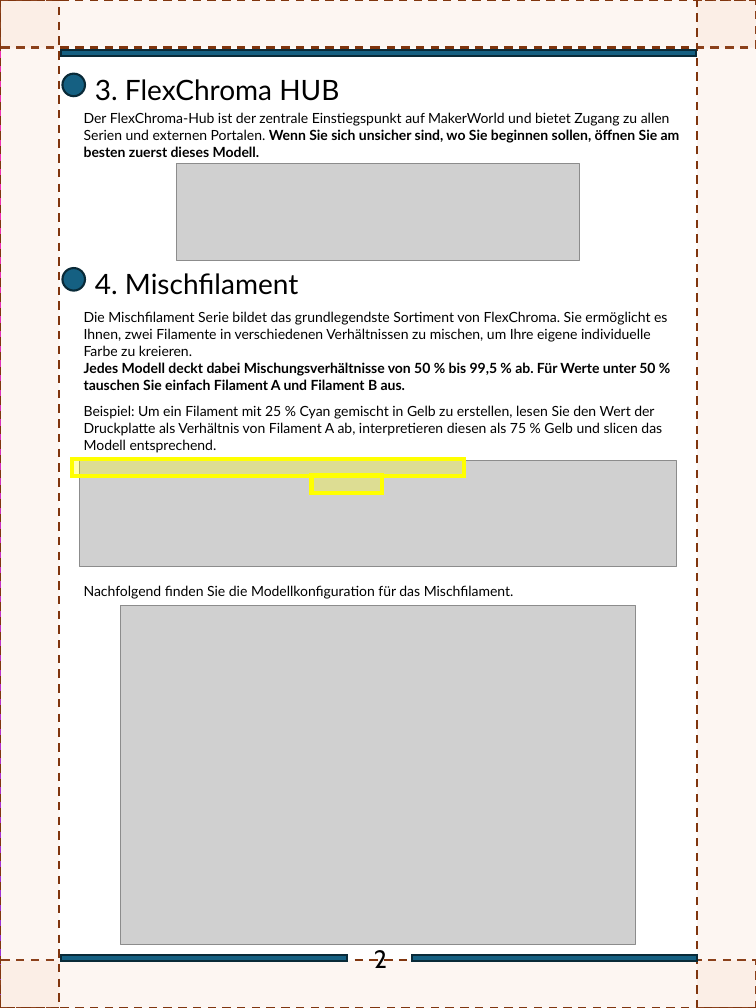
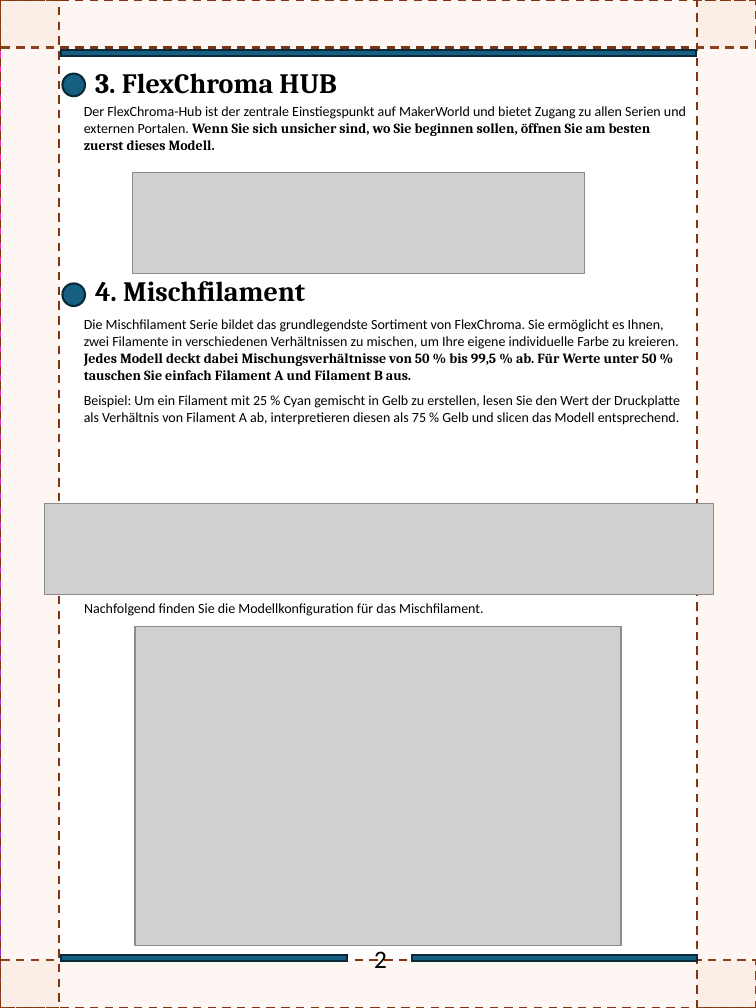
Before and after one commit to FlexChromaHQ/FlexChroma, a slide deck: slide 3 of Documents/Original/FlexChroma_Tour_Guide_DE.pptx. Drawn at 756x1008 pixels with LibreOffice and Linux fonts; fonts in the diff are those of the drawing; grey boxes stand for pictures. Boxes give left, top, right and bottom in pixels: in the first picture for what was removed or moved away, otherwise in the second. Text is boxed around its words. In the diff, an @@ line names an element or a change of style, - is before the commit and + after.

```diff
--- a/Documents/Original/FlexChroma_Tour_Guide_DE.pptx
+++ b/Documents/Original/FlexChroma_Tour_Guide_DE.pptx
@@ text "3. FlexChroma HUB" at box(95, 73, 336, 94): font Lato to Cambria, bold on @@
@@ text "Der FlexChroma-Hub ist der zentrale ..." at box(84, 106, 686, 150): font Lato to Calibri in "Der FlexChroma-Hub ist der zentrale Einstiegspunkt auf ..."; font Lato to Cambria in "Wenn Sie sich unsicher sind, wo Sie ..." @@
@@ picture: place and size @@
-picture at box(176, 163, 579, 260)
+picture at box(133, 172, 585, 273)
@@ text "4. Mischfilament" at box(95, 281, 305, 302): font Lato to Cambria, bold on @@
@@ text "4. Mischfilament": place and size @@
-text "4. Mischfilament" at box(95, 273, 298, 295)
+text "4. Mischfilament" at box(95, 281, 305, 302)
@@ ellipse: place and size @@
-ellipse at box(62, 268, 85, 290)
+ellipse at box(62, 283, 85, 305)
@@ ellipse at box(62, 283, 85, 305): outline #092A39 1.5 pt to #092937 1.5 pt @@
@@ text "Die Mischfilament Serie bildet das ...": place and size @@
-text "Die Mischfilament Serie bildet das ..." at box(84, 311, 667, 453)
+text "Die Mischfilament Serie bildet das ..." at box(84, 319, 680, 425)
@@ text "Die Mischfilament Serie bildet das ..." at box(84, 319, 680, 425): font Lato to Calibri in "Die Mischfilament Serie bildet das grundlegendste Sortiment ...", "Beispiel: Um ein Filament mit 25 % ..."; font Lato to Cambria in "Jedes Modell deckt dabei Mischungsverhältnisse von 50 ..." @@
@@ rectangle removed at box(73, 459, 464, 476) @@
@@ picture removed at box(80, 461, 677, 566) @@
@@ rectangle removed at box(311, 476, 382, 493) @@
@@ picture added at box(44, 504, 714, 595) @@
@@ text "Nachfolgend finden Sie die Modellkonfiguration ...": place and size @@
-text "Nachfolgend finden Sie die Modellkonfiguration ..." at box(84, 585, 514, 599)
+text "Nachfolgend finden Sie die Modellkonfiguration ..." at box(84, 603, 483, 616)
@@ text "Nachfolgend finden Sie die Modellkonfiguration ..." at box(84, 603, 483, 616): font Lato to Calibri @@
@@ picture: place and size @@
-picture at box(120, 605, 636, 944)
+picture at box(135, 626, 621, 946)
@@ text "2" at box(374, 951, 387, 968): font Cabin to Calibri @@
```
Also in this commit, not shown: 4 other slides changed, 4 slides added, 4 other files.
